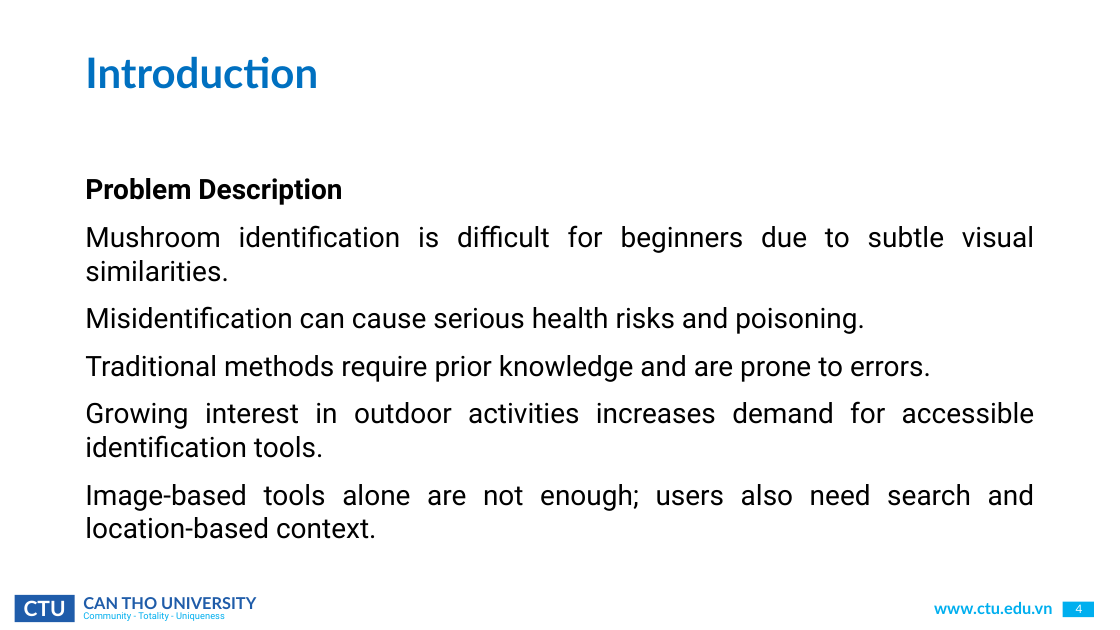
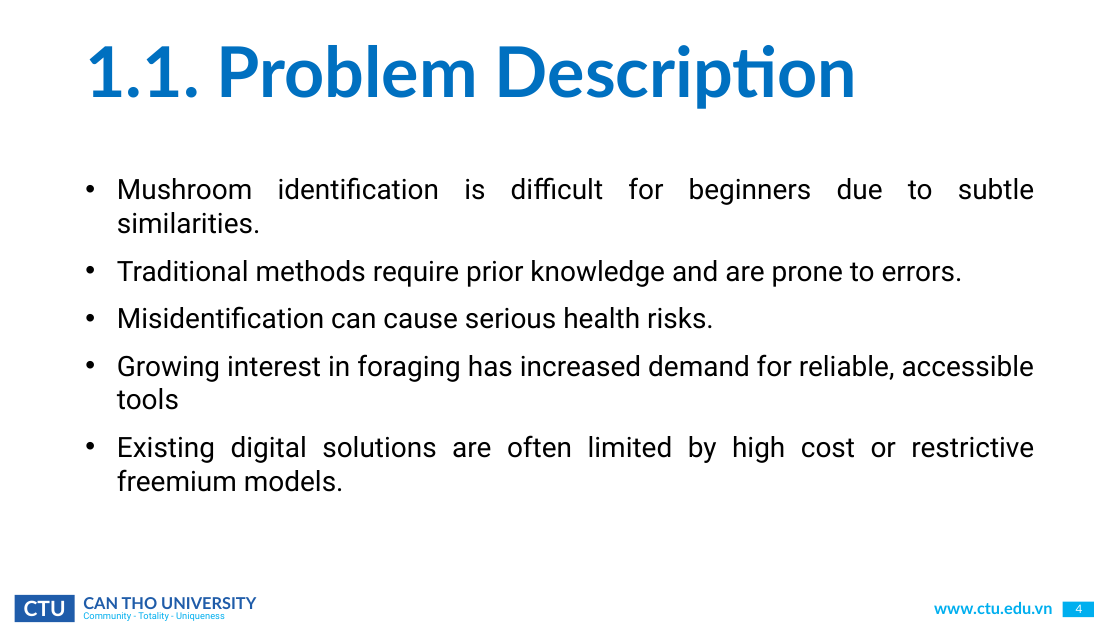
Before and after one commit to CommonHouseCat/fungiscan-mushroom-identifier, a slide deck: slide 4 of Báo cáo/ThesisReport.pptx. Drawn at 1120x630 pixels with LibreOffice and Linux fonts; fonts in the diff are those of the drawing; background and template pictures are left out. Boxes give left, top, right and bottom in pixels: in the first picture for what was removed or moved away, otherwise in the second. Text is boxed around its words. In the diff, an @@ line names an element or a change of style, - is before the commit and + after.

```diff
--- a/Báo cáo/ThesisReport.pptx
+++ b/Báo cáo/ThesisReport.pptx
@@ title at bbox=[85, 45, 858, 109]: text changed; size 36 to 60 pt @@
-Introduction
+1.1. Problem Description
@@ text at bbox=[117, 177, 1034, 234]: text changed @@
-Problem Description
-Mushroom identification is difficult for beginners due to subtle visual similarities.
-Misidentification can cause serious health risks and poisoning.
+• Mushroom identification is difficult for beginners due to subtle similarities.
@@ text at bbox=[117, 260, 963, 287]: bullet none to • @@
@@ text at bbox=[117, 306, 1034, 492]: text changed @@
-Growing interest in outdoor activities increases demand for accessible identification tools.
-Image-based tools alone are not enough; users also need search and location-based context.
+• Misidentification can cause serious health risks.
+• Growing interest in foraging has increased demand for reliable, accessible tools
+• Existing digital solutions are often limited by high cost or restrictive freemium models.
```
Also in this commit, not shown: 19 other slides changed, 1 slide added.
